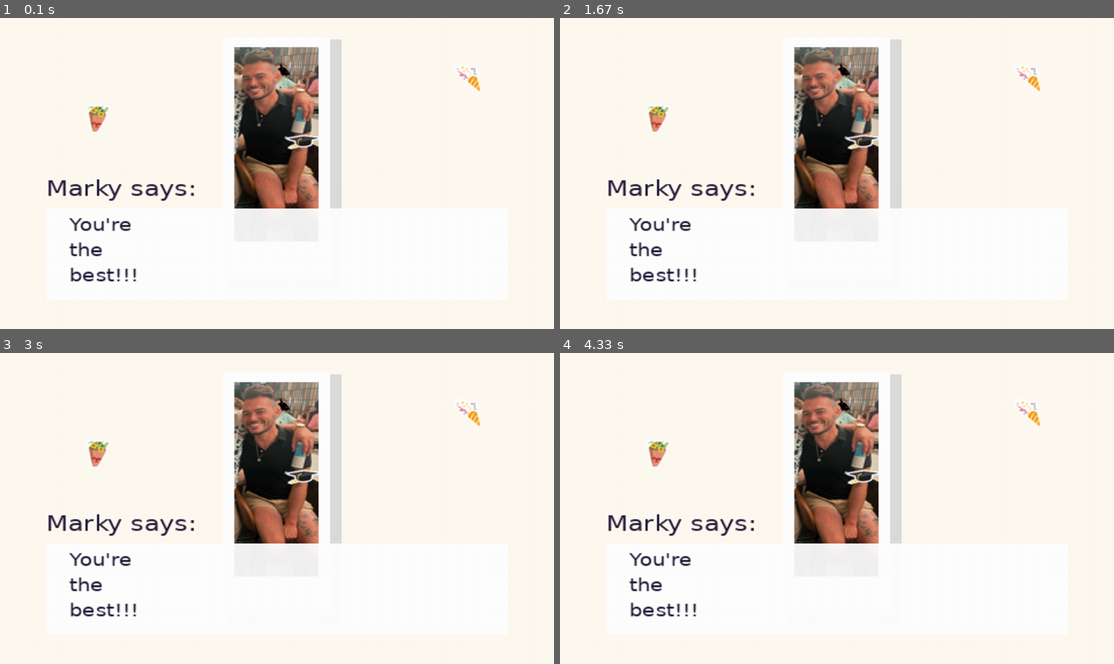
Above: before the commit, frames 1-4 (two rows, left to right).
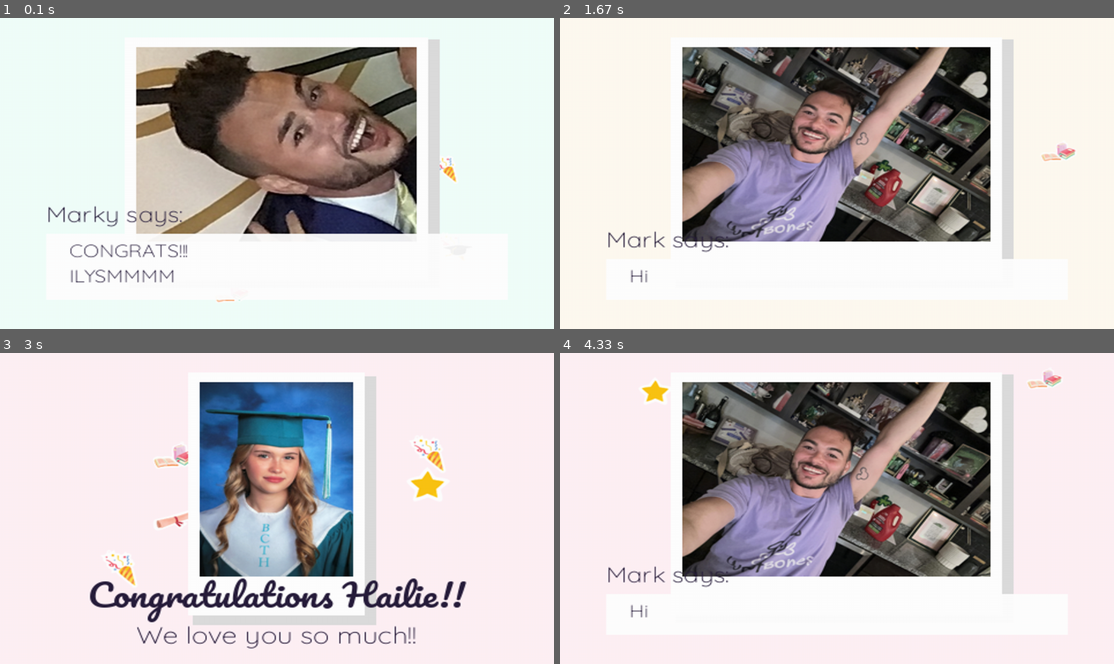
Above: after the commit, the same moments.

Repository: markarabia/gradbox
Game: pygame game, started from animate_display_pygame.py
Two runs of this game, one before a commit and one after it. Both use one fixed random seed, a clock stepped at 60 frames per second and the inputs below.
Inputs:
- Up to frame 1 (0.1 s): no input
- Up to frame 2 (1.67 s): no input
- Up to frame 3 (3 s): no input
- Up to frame 4 (4.33 s): tap Enter at 3.33, 3.67, 4 s

The runs differ from the first frame. In frame 1, 33% of the frame differs, in the area x 8-87%, y 6-92%; in frame 2, 38%; in frame 3, 26%; in frame 4, 38%, in the area x 8-91%, y 5-86%.

Commit message:
Fix text formatting

Diff:
--- a/animate_display_pygame.py
+++ b/animate_display_pygame.py
@@ -10,14 +10,14 @@
 ICON_FOLDER = "static/icons"
 PHOTO_FOLDER = "static/uploads"
 FONT_NAME = "static/fonts/Pacifico-Regular.ttf"
-FONT_MSG = "/usr/share/fonts/truetype/dejavu/DejaVuSans.ttf"
+FONT_MSG = "static/fonts/Quicksand.ttf"
 
 # Theme
 theme = {
     "backgrounds": [(255, 240, 245), (240, 255, 250), (245, 240, 255), (255, 250, 240)],
     "text": (40, 30, 60),
     "bubble": (255, 255, 255, 240),
-    "overlay_icons": ["heart.png", "sparkle.png", "gradcap.png"]
+    "overlay_icons": ["heart.png", "sparkle.png", "gradcap.png", "diploma.png", "sparkle2.png", "heart2.png", "books.png", "gradcap2.png"]
 }
 
 # Fonts
@@ -39,6 +39,18 @@
     bg = random.choice(theme["backgrounds"])
     img = Image.new("RGB", (DISPLAY_WIDTH, DISPLAY_HEIGHT), color=bg)
     draw = ImageDraw.Draw(img)
+
+    # Icons
+    for icon_name in theme["overlay_icons"]:
+        icon_path = os.path.join(ICON_FOLDER, icon_name)
+        if os.path.exists(icon_path):
+            try:
+                icon = Image.open(icon_path).convert("RGBA")
+                icon.thumbnail((32, 32))
+                x = random.randint(10, DISPLAY_WIDTH - 42)
+                y = random.randint(10, DISPLAY_HEIGHT - 42)
+                img.paste(icon, (x, y), icon)
+            except: continue
 
     # Polaroid photo
     if msg.get("photo"):
@@ -76,40 +88,82 @@
     name = f"{msg.get('name', 'Someone')} says:"
     draw.text((bubble_x, bubble_y - 34), name, fill=theme["text"], font=font_sub)
 
-    # Icons
-    for icon_name in theme["overlay_icons"]:
+
+    return img
+
+def draw_splash_screen(photo_path, title_text, subtitle_text, theme):
+    from PIL import Image, ImageDraw, ImageFont
+
+    # Pastel background
+    bg_color = random.choice(theme["backgrounds"])
+    img = Image.new("RGB", (DISPLAY_WIDTH, DISPLAY_HEIGHT), color=bg_color)
+    draw = ImageDraw.Draw(img)
+
+    overlay_icons = theme.get("overlay_icons", [])
+
+    # Overlay icons
+    for i, icon_name in enumerate(overlay_icons):
         icon_path = os.path.join(ICON_FOLDER, icon_name)
         if os.path.exists(icon_path):
             try:
                 icon = Image.open(icon_path).convert("RGBA")
-                icon.thumbnail((32, 32))
-                x = random.randint(10, DISPLAY_WIDTH - 42)
-                y = random.randint(10, DISPLAY_HEIGHT - 42)
+                icon.thumbnail((40, 40))
+                for _ in range(3):
+                    x = random.randint(10, DISPLAY_WIDTH - 42)
+                    y = random.randint(10, DISPLAY_HEIGHT - 42)
+                    if not (180 < x < 300 and y < 110):
+                        break
                 img.paste(icon, (x, y), icon)
-            except: continue
-    return img
+            except Exception as e:
+                print("Icon error:", e)
 
-def draw_splash():
-    img = Image.open(SPLASH_IMAGE).convert("RGB").resize((DISPLAY_WIDTH, DISPLAY_HEIGHT))
-    draw = ImageDraw.Draw(img)
 
-    title = "Congratulations Hailie!!"
-    sub = "We love you so much!!"
 
-    title_w, _ = draw.textbbox((0,0), title, font=font_title)[2:]
-    sub_w, _ = draw.textbbox((0,0), sub, font=font_sub)[2:]
+    # Load and thumbnail the photo
+    photo = Image.open(photo_path).convert("RGB")
+    photo.thumbnail((280, 200))  # max photo size
 
-    draw.text(((DISPLAY_WIDTH - title_w)//2, 220), title, font=font_title, fill=theme["text"])
-    draw.text(((DISPLAY_WIDTH - sub_w)//2, 260), sub, font=font_sub, fill=theme["text"])
+    # Create polaroid-style frame
+    polaroid_height = photo.height + 50
+    polaroid = Image.new("RGB", (photo.width + 20, polaroid_height), "white")
+    polaroid.paste(photo, (10, 10))
 
-    for i, icon_name in enumerate(theme["overlay_icons"]):
-        path = os.path.join(ICON_FOLDER, icon_name)
-        if os.path.exists(path):
-            try:
-                icon = Image.open(path).convert("RGBA")
-                icon.thumbnail((40, 40))
-                img.paste(icon, (30 + i * 50, 30 + i * 15), icon)
-            except: continue
+    # Optional drop shadow
+    shadow = Image.new("RGB", (polaroid.width + 6, polaroid_height + 6), (220, 220, 220))
+    shadow_x = (DISPLAY_WIDTH - polaroid.width) // 2 + 4
+    shadow_y = 20 + 4
+    img.paste(shadow, (shadow_x, shadow_y))
+
+    # Paste polaroid centered
+    photo_x = (DISPLAY_WIDTH - polaroid.width) // 2
+    photo_y = 20
+    img.paste(polaroid, (photo_x, photo_y))
+
+
+    # Fonts
+    name_font_path = "static/fonts/Pacifico-Regular.ttf"
+    msg_font_path = "static/fonts/Quicksand.ttf"
+    font_title = ImageFont.truetype(name_font_path, 32) if os.path.exists(name_font_path) else ImageFont.load_default()
+    font_sub = ImageFont.truetype(msg_font_path, 24) if os.path.exists(msg_font_path) else ImageFont.load_default()
+
+    # Text Positions
+    text_color = theme["text"]
+
+
+    # Draw title centered
+    bbox = draw.textbbox((0, 0), title_text, font=font_title)
+    title_w = bbox[2] - bbox[0]
+    title_h = bbox[3] - bbox[1]
+
+    draw.text(((DISPLAY_WIDTH - title_w) // 2, 220), title_text, font=font_title, fill=text_color)
+
+    # Draw subtitle
+    bbox = draw.textbbox((0, 0), subtitle_text, font=font_sub)
+    sub_w = bbox[2] - bbox[0]
+    sub_h = bbox[3] - bbox[1]
+
+    draw.text(((DISPLAY_WIDTH - sub_w) // 2, 220 + title_h + 10), subtitle_text, font=font_sub, fill=text_color)
+
     return img
 
 def load_messages():
@@ -131,11 +185,15 @@
         random.shuffle(messages)
         for msg in messages:
             if random.randint(1, 4) == 1:
-                img = draw_splash()
+                img = draw_splash_screen(
+                        photo_path="static/uploads/grad-splash.jpg",
+                        title_text="Congratulations Hailie!!",
+                        subtitle_text="We love you so much!!",
+                        theme=theme
+                )
             else:
                 img = draw_message(msg)
             display_image(img)
-            time.sleep(5)
 
 if __name__ == "__main__":
     main_loop()
